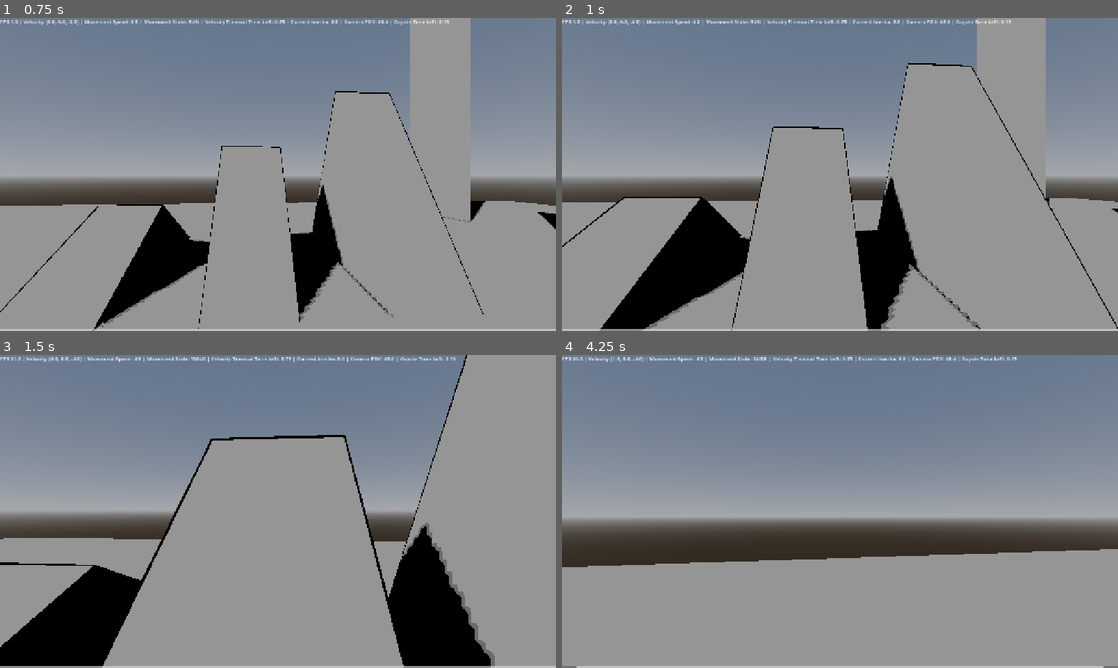
Above: before the commit, frames 1-4 (two rows, left to right).
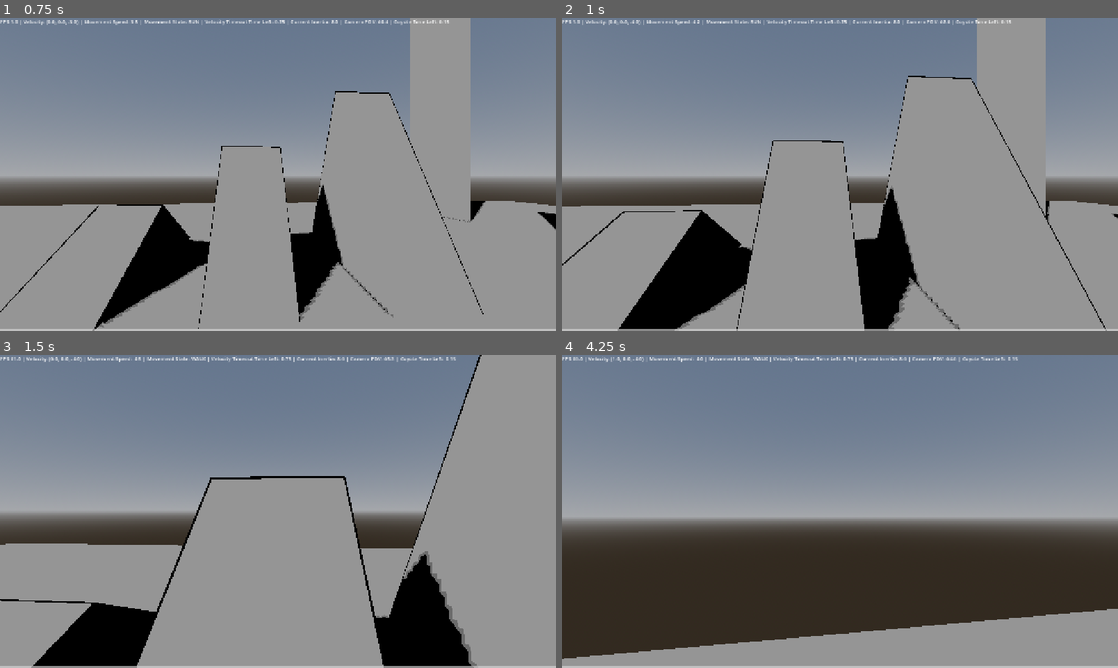
Above: after the commit, the same moments.

Repository: naxemis/multiplayer-fps
Game: Godot game, scene res://scenes/root/root.tscn
Same seed, same stepped clock (60 frames per second), same inputs: the game is played once before the commit and once after it.
Inputs (mouse positions are in pixels of both pictures, inside the frame that each line leads up to):
- Up to frame 1 (0.75 s): move the mouse to (305, 174) at 0.52 s; hold W (forward) from 0.53 s (still down); hold Shift (run) from 0.53 s (still down)
- Up to frame 2 (1 s): keep holding W (forward); keep holding Shift (run); tap Ctrl (change_wall_jump_direction) at 0.77 s; tap C (slide) at 0.8 s
- Up to frame 3 (1.5 s): keep holding W (forward); move the mouse to (250, 511) at 1.27 s; release Shift (run) at 1.28 s; tap C (slide) at 1.35 s
- Up to frame 4 (4.25 s): keep holding W (forward); tap Ctrl (change_wall_jump_direction) at 1.52, 3.02, 3.77 s; tap Shift (run) at 1.55, 2.85 s; move the mouse to (851, 505) at 2.02 s; hold Middle mouse button (free_look) 2.03-2.78 s; tap C (slide) at 2.3 s; move the mouse to (834, 517) at 2.77 s; move the mouse to (878, 514) at 3.52 s; hold C (slide) from 3.53 s (still down)

Frame 1 is identical in both runs. In frame 2, 6.1% of the frame differs, in the area x 0-100%, y 14-100%; in frame 3, 12%; in frame 4, 24%, in the area x 0-100%, y 0-100%.

Commit message:
refactor(state_machine): remove unnecesary ray cast collision booleans

Diff:
--- a/scripts/player/components/movement_state_machine.gd
+++ b/scripts/player/components/movement_state_machine.gd
@@ -21,8 +21,6 @@
 var _can_double_jump: bool = true
 
 # @onready vars
-@onready var _uncrouch_ray_cast_colliding: bool
-@onready var _unslide_ray_cast_colliding: bool
 
 # _init / _ready
 func _ready() -> void:
@@ -31,7 +29,6 @@
 # Engine callbacks (_process, _physics_process, _input, _unhandled_input, etc.)
 func process(delta: float) -> void:
 	_calculate_coyote_time(delta)
-	_player_stand_up_check()
 	_reset_double_jump()
 	_current_state = _update_state()
 
@@ -52,10 +49,6 @@
 	_uncrouch_ray_cast = _make_ray_cast(Vector3(0, 1.2, 0), Vector3(0, 0.6, 0))
 	_unslide_ray_cast = _make_ray_cast(Vector3(0, 0.6, 0), Vector3(0, 0.6, 0))
 	return true
-
-func _player_stand_up_check() -> void:
-	_uncrouch_ray_cast_colliding = _uncrouch_ray_cast.is_colliding()
-	_unslide_ray_cast_colliding = _unslide_ray_cast.is_colliding()
 
 func _is_moving() -> bool:
 	return _player.movement_directions.x != 0 or _player.movement_directions.z != 0
@@ -90,25 +83,25 @@
 		_can_double_jump = true
 
 func _can_enter_idle() -> bool:
-	return (!_is_moving() and _is_on_ground() and !_uncrouch_ray_cast_colliding) or _player.velocity_timeout
+	return (!_is_moving() and _is_on_ground() and !_uncrouch_ray_cast.is_colliding()) or _player.velocity_timeout
 
 func _can_enter_walk() -> bool:
-	return _is_moving() and _is_on_ground() and !_uncrouch_ray_cast_colliding and !_player.velocity_timeout
+	return _is_moving() and _is_on_ground() and !_uncrouch_ray_cast.is_colliding() and !_player.velocity_timeout
 
 func _can_enter_run() -> bool:
 	var input_run: bool = Input.is_action_pressed("run")
 
-	return input_run and _is_moving_forward() and _is_on_ground() and !_uncrouch_ray_cast_colliding and !_player.velocity_timeout
+	return input_run and _is_moving_forward() and _is_on_ground() and !_uncrouch_ray_cast.is_colliding() and !_player.velocity_timeout
 
 func _can_enter_crouch() -> bool:
 	var input_crouch: bool = Input.is_action_pressed("crouch")
 
-	return ((input_crouch and _is_on_ground()) and !_unslide_ray_cast_colliding) or _uncrouch_ray_cast_colliding
+	return ((input_crouch and _is_on_ground()) and !_unslide_ray_cast.is_colliding()) or _uncrouch_ray_cast.is_colliding()
 
 func _can_enter_slide() -> bool:
 	var input_slide: bool = Input.is_action_pressed("slide")
 
-	return input_slide and _is_on_ground() and _is_moving_forward() and !_player.velocity_timeout and _minimum_stamina(0.0)
+	return input_slide and _is_on_ground() and _is_moving_forward() and !_player.velocity_timeout and _minimum_stamina(0.0) and _unslide_ray_cast.is_colliding()
 
 func _can_enter_jump() -> bool:
 	var input_jump: bool = Input.is_action_just_pressed("jump")
